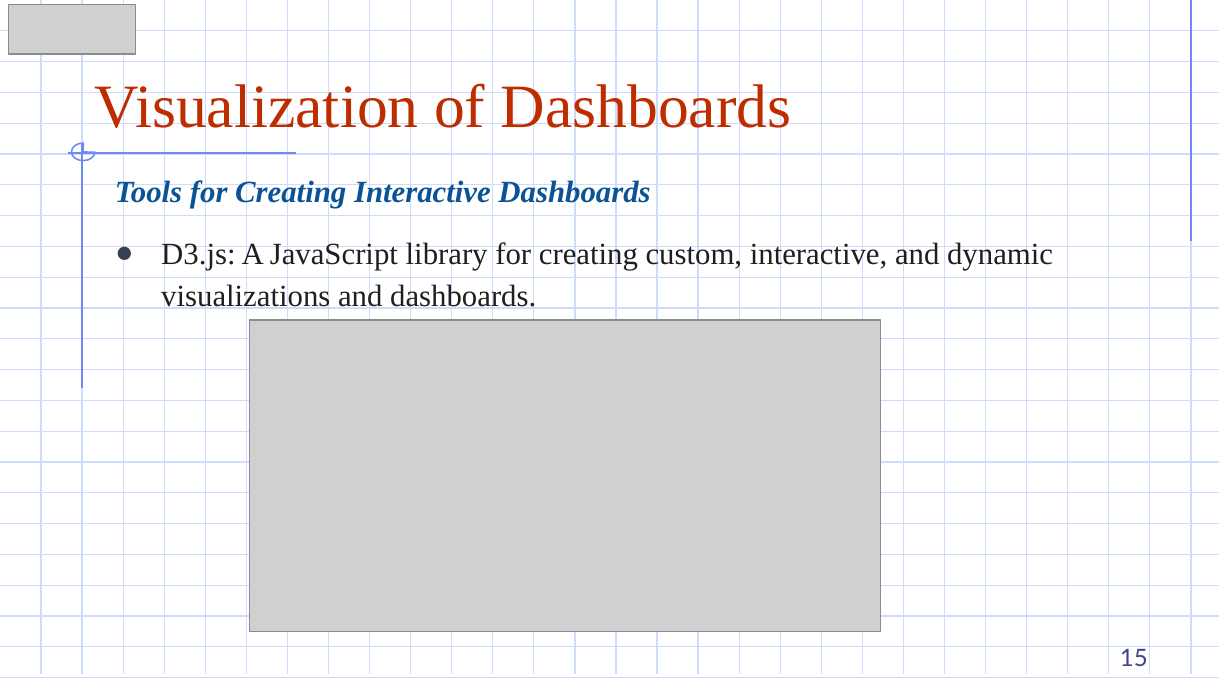
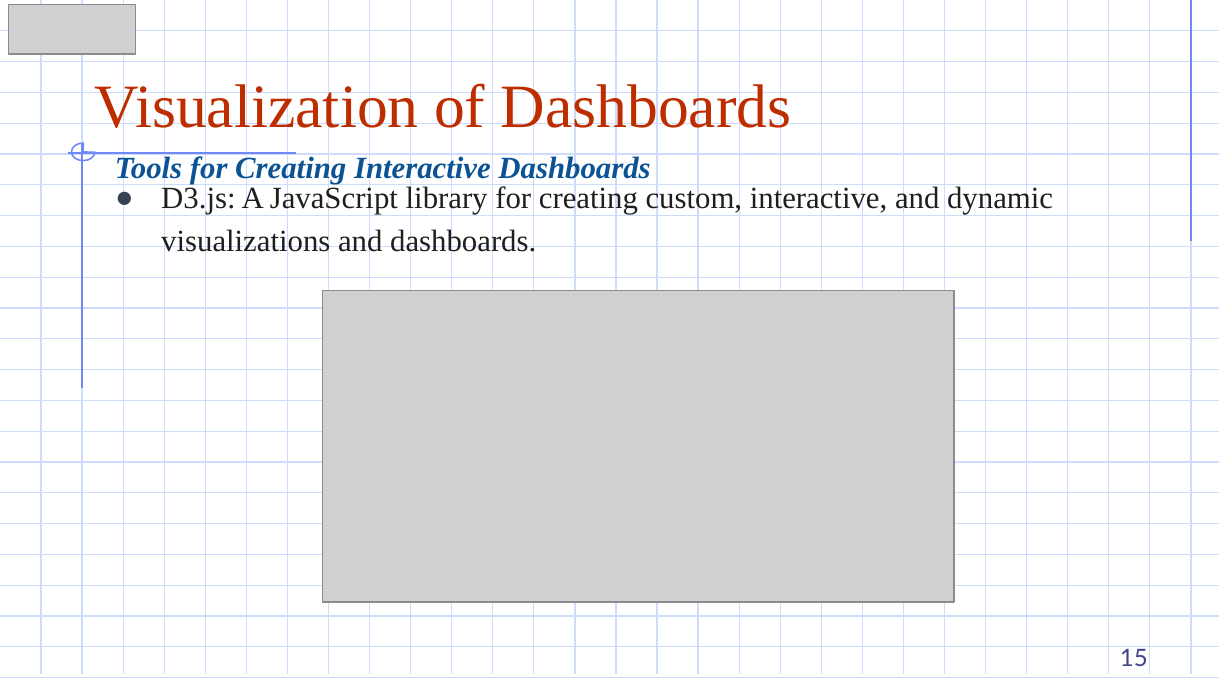
Before and after one commit to DazielNguyen/DBM302m, a slide deck: slide 15 of slides/2.4 Visualization of Dashboards.pptx. Drawn at 1232x693 pixels with LibreOffice and Linux fonts; fonts in the diff are those of the drawing; grey boxes stand for pictures. Boxes give left, top, right and bottom in pixels: in the first picture for what was removed or moved away, otherwise in the second. Text is boxed around its words. In the diff, an @@ line names an element or a change of style, - is before the commit and + after.

```diff
--- a/slides/2.4 Visualization of Dashboards.pptx
+++ b/slides/2.4 Visualization of Dashboards.pptx
@@ text "Tools for Creating Interactive Dashboards": place and size @@
-text "Tools for Creating Interactive Dashboards" at [115, 178, 650, 208]
+text "Tools for Creating Interactive Dashboards" at [115, 154, 650, 184]
@@ text "D3.js: A JavaScript library for ...": place and size @@
-text "D3.js: A JavaScript library for ..." at [161, 240, 1053, 312]
+text "D3.js: A JavaScript library for ..." at [161, 184, 1053, 257]
@@ picture: place and size @@
-picture at [249, 320, 880, 632]
+picture at [323, 291, 954, 602]
```
Also in this commit, not shown: 4 other slides changed, 15 other files.
